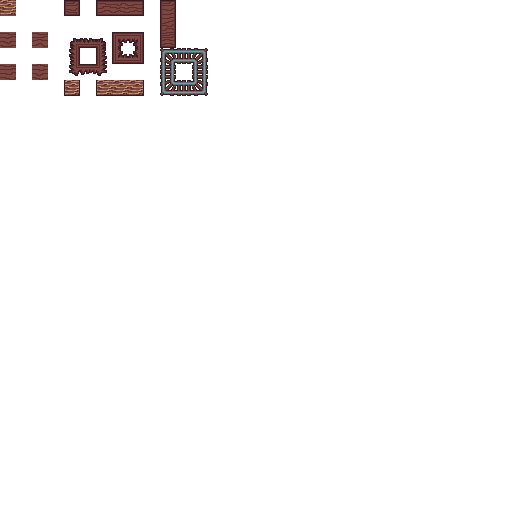
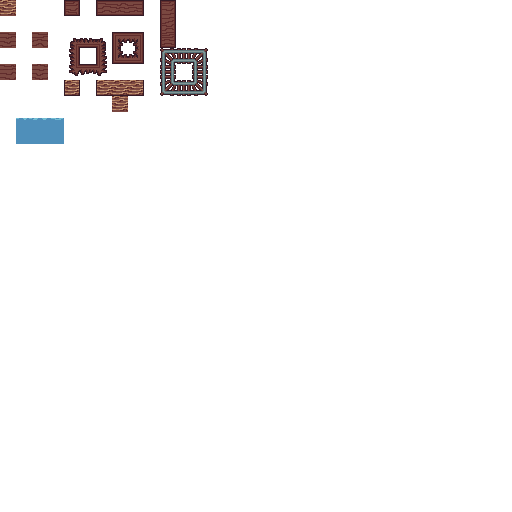
Two versions of the same layered image (512 x 512). Layer-by-layer changes:
painted on "Layer 1" over [left=16, top=96, right=128, bottom=144]
